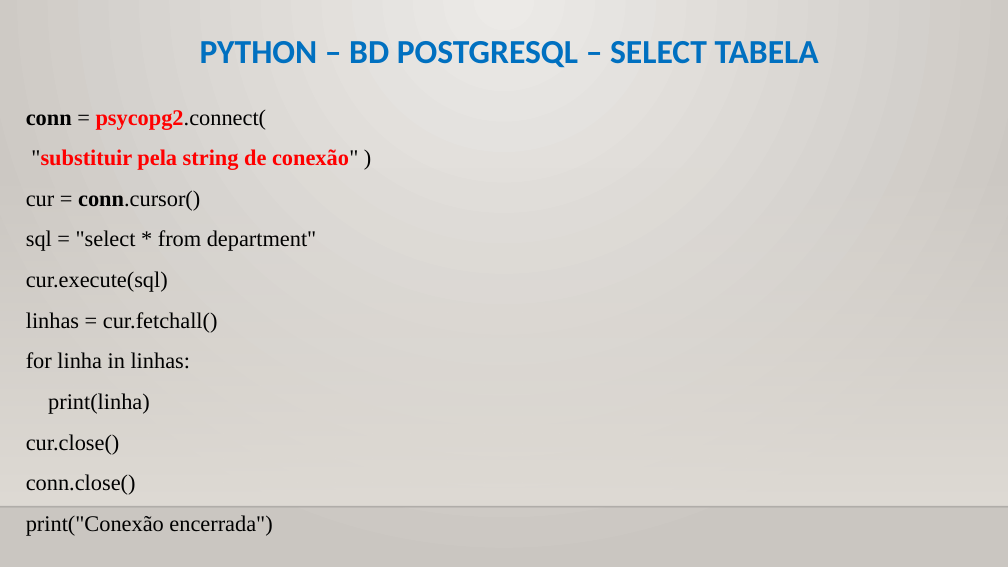
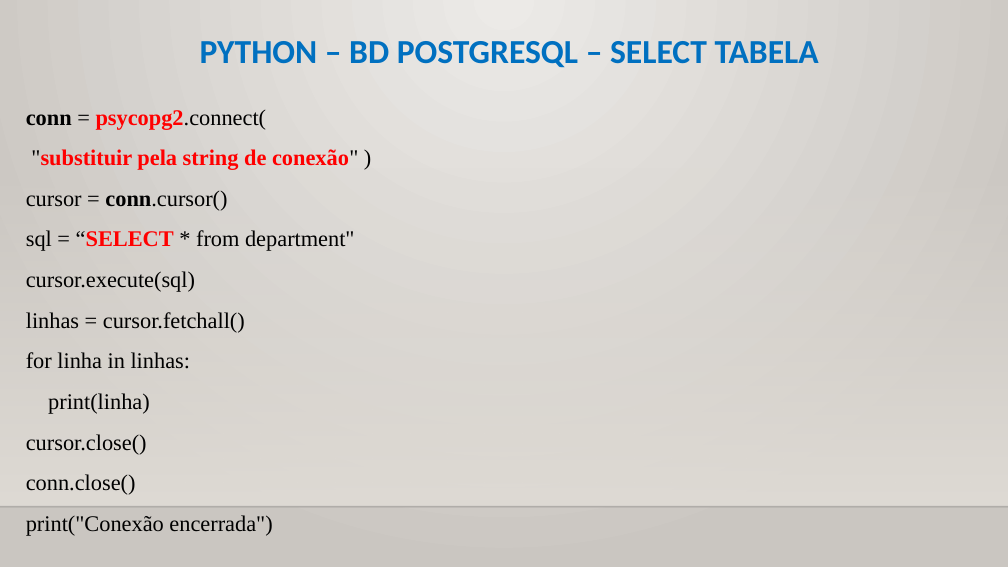
Before and after one commit to CloudEducationBrazil/WydenUniRuyPythonRAD, a slide deck: slide 14 of 01 Classes/Aula 12, 13 RAD Python - Banco de Dados.pptx. Drawn at 1008x567 pixels with LibreOffice and Linux fonts; fonts in the diff are those of the drawing; background and template pictures are left out. Boxes give left, top, right and bottom in pixels: in the first picture for what was removed or moved away, otherwise in the second. Text is boxed around its words. In the diff, an @@ line names an element or a change of style, - is before the commit and + after.

```diff
--- a/01 Classes/Aula 12, 13 RAD Python - Banco de Dados.pptx
+++ b/01 Classes/Aula 12, 13 RAD Python - Banco de Dados.pptx
@@ text at <box>26,191,355,333</box>: text changed @@
-cur = conn.cursor()
-sql = "select * from department"
-cur.execute(sql)
-linhas = cur.fetchall()
+cursor = conn.cursor()
+sql = “SELECT * from department"
+cursor.execute(sql)
+linhas = cursor.fetchall()
@@ text at <box>26,434,147,455</box>: text changed @@
-cur.close()
+cursor.close()
```
Also in this commit, not shown: 6 other slides changed.
